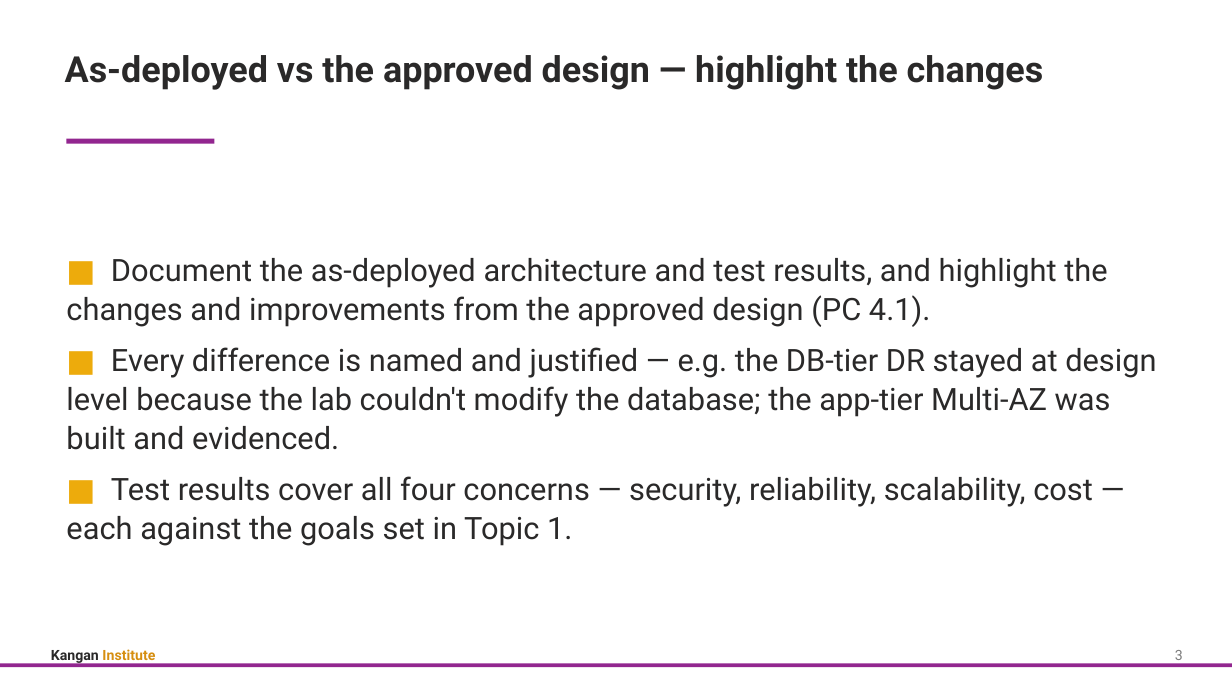
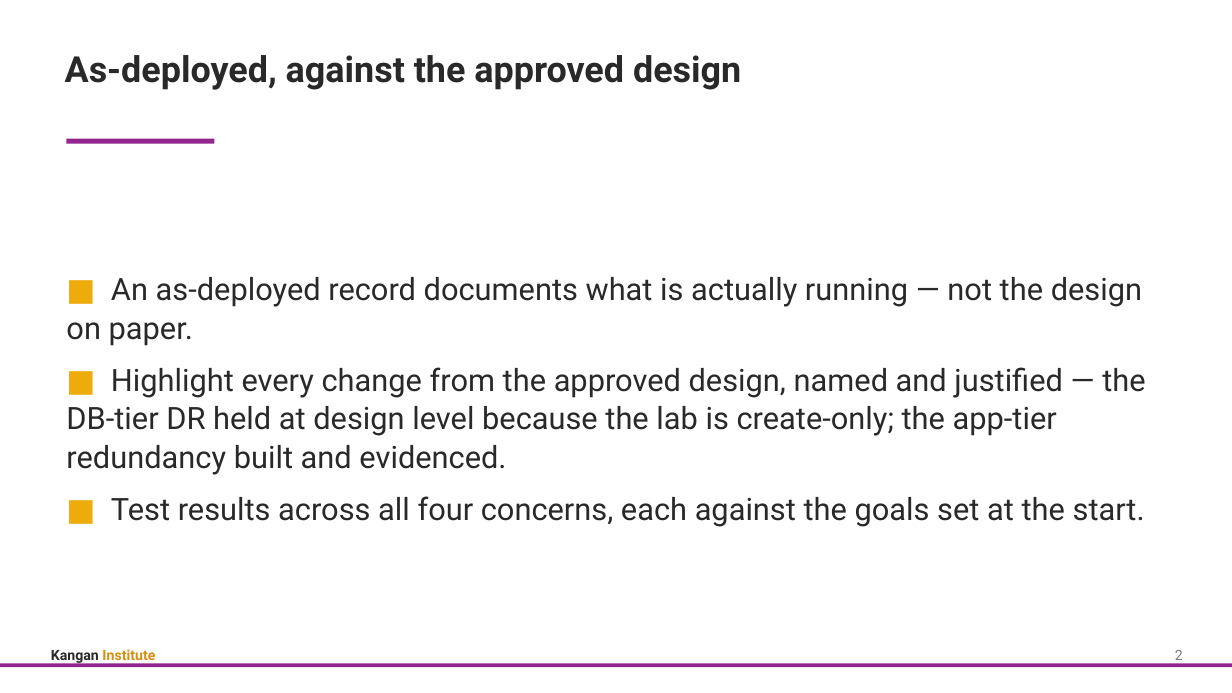
Before and after one commit to Digital-Initiatives-Kangan-Institute/diploma-cloud-cyber-content-s1, a slide deck: slide 4 of S1-CL3-Cloud-Infrastructure-Improvement/delivery/topic_08/Topic_08_Slides.pptx (slide 5 before the commit). Drawn at 1232x693 pixels with LibreOffice and Linux fonts; fonts in the diff are those of the drawing. Boxes give left, top, right and bottom in pixels: in the first picture for what was removed or moved away, otherwise in the second. Text is boxed around its words. In the diff, an @@ line names an element or a change of style, - is before the commit and + after.

```diff
--- a/S1-CL3-Cloud-Infrastructure-Improvement/delivery/topic_08/Topic_08_Slides.pptx
+++ b/S1-CL3-Cloud-Infrastructure-Improvement/delivery/topic_08/Topic_08_Slides.pptx
@@ text at (x1=65, y1=55, x2=741, y2=90): text changed @@
-As-deployed vs the approved design — highlight the changes
+As-deployed, against the approved design
@@ text at (x1=66, y1=277, x2=1145, y2=527): text changed @@
-■ Document the as-deployed architecture and test results, and highlight the changes and improvements from the approved design (PC 4.1).
-■ Every difference is named and justified — e.g. the DB-tier DR stayed at design level because the lab couldn't modify the database; the app-tier Multi-AZ was built and evidenced.
-■ Test results cover all four concerns — security, reliability, scalability, cost — each against the goals set in Topic 1.
+■ An as-deployed record documents what is actually running — not the design on paper.
+■ Highlight every change from the approved design, named and justified — the DB-tier DR held at design level because the lab is create-only; the app-tier redundancy built and evidenced.
+■ Test results across all four concerns, each against the goals set at the start.
@@ text at (x1=1175, y1=650, x2=1183, y2=665): text changed @@
-3
+2
```
Also in this commit, not shown: 11 other slides changed, 9 slides added, 3 slides removed, 41 other files.
